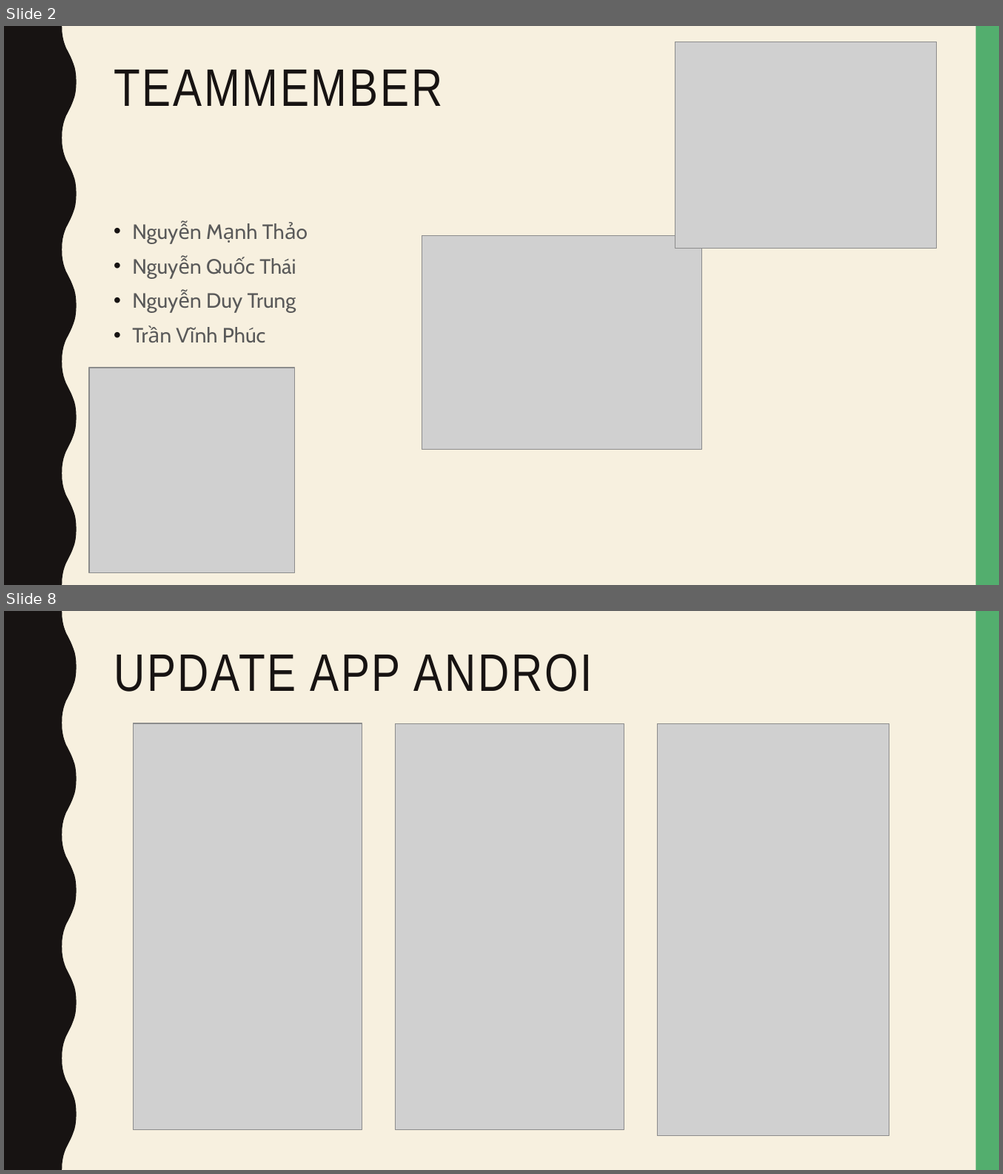
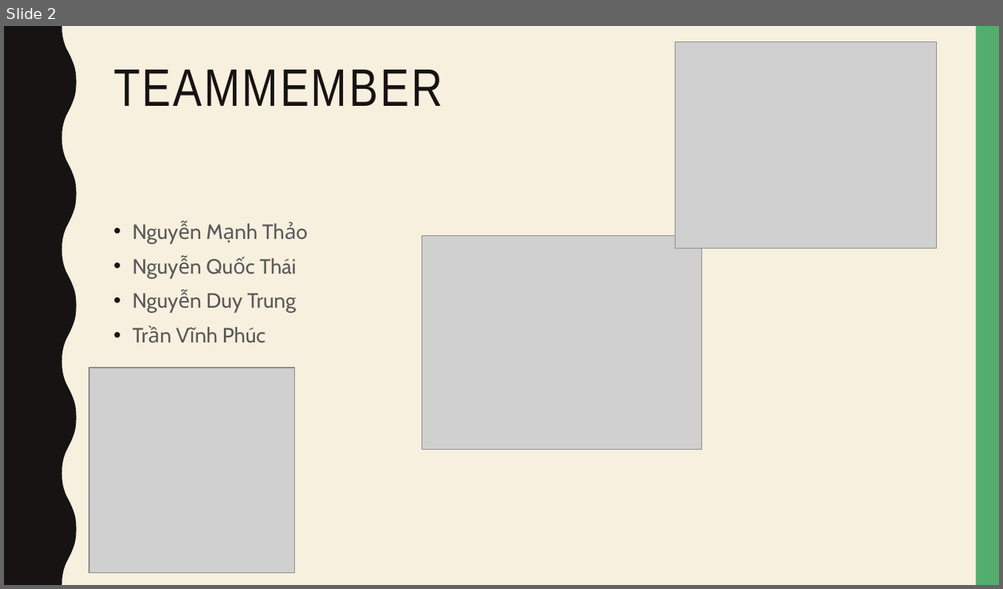
Before and after one commit to sh12345hung/Hercules-s-Son, a slide deck: Slide/BaoCao6.pptx. Shown one above the other, each under a label of ours: slides 2 and 8 before the commit, slide 2 after it; the slides between them are not shown. The pictures are 1003x1174 and 1003x589 pixels, drawn with LibreOffice and Linux fonts; fonts in the diff are those of the drawing; grey boxes stand for pictures. Boxes give left, top, right and bottom in pixels: in the first picture for what was removed or moved away, otherwise in the second. Text is boxed around its words. In the diff, an @@ line names an element or a change of style, - is before the commit and + after.

```diff
--- a/Slide/BaoCao6.pptx
+++ b/Slide/BaoCao6.pptx
@@ slide 8 removed at [4,611,999,1170], background #F7F0DF; not listed: 2 template elements that a slide beside it also shows @@
@@ title removed at [114,654,592,692] @@
-UPDATE APP ANDROI
@@ picture removed at [134,723,363,1130] @@
@@ picture removed at [395,723,624,1130] @@
@@ picture removed at [657,723,889,1136] @@
```
Also in this commit, not shown: 1 slide changed, 2 slides added, 4 other slides removed.
